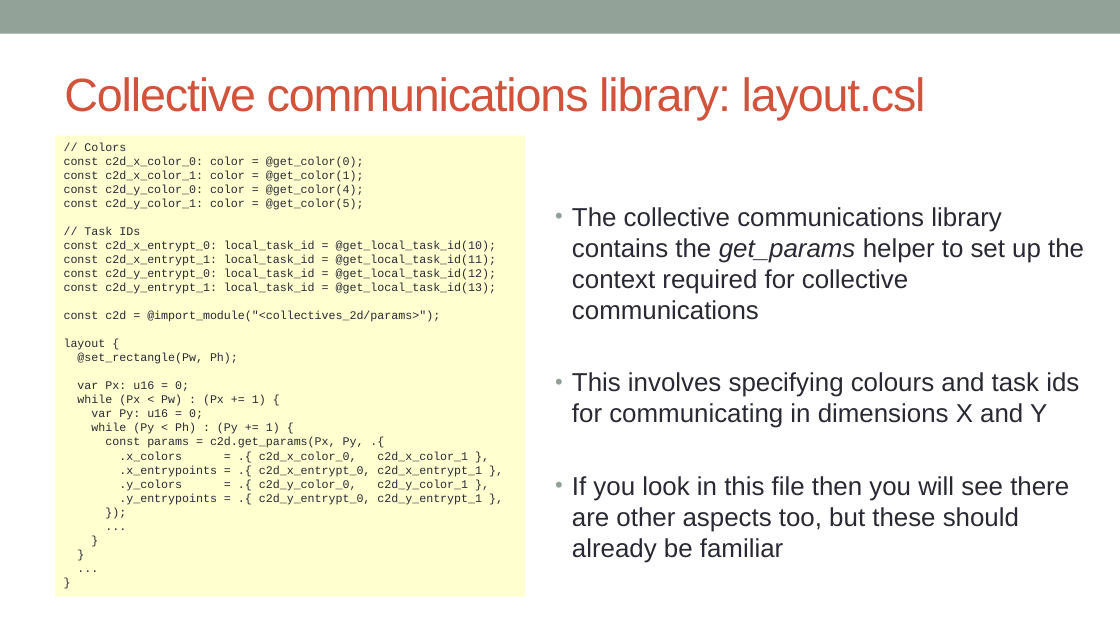
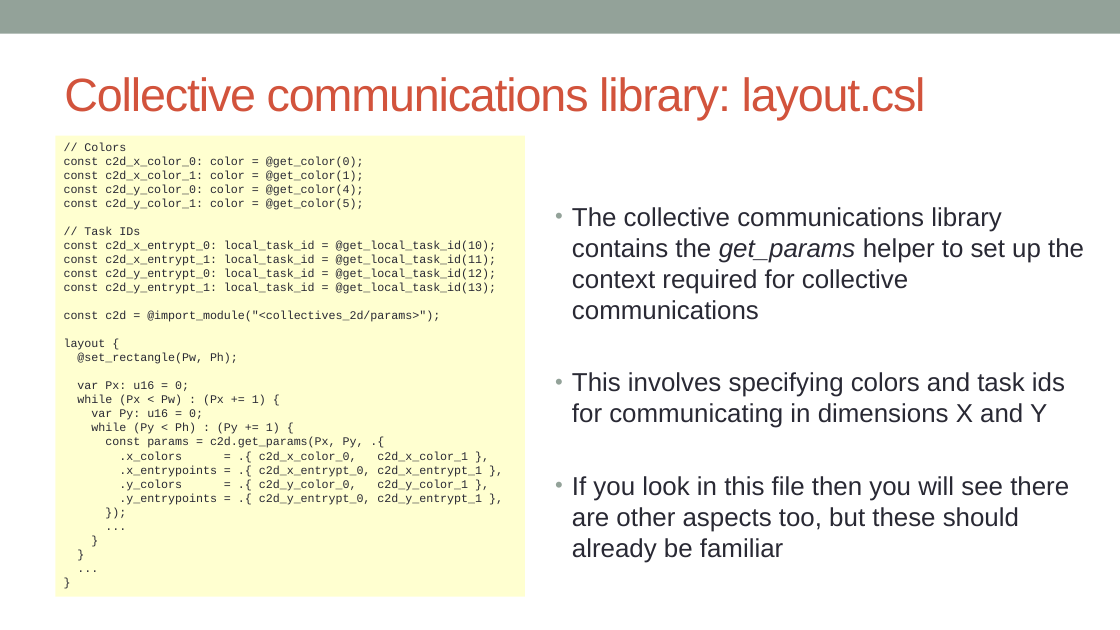
Before and after one commit to EPCCed/cs2-sdk-training, a slide deck: slide 15 of lectures/powerpoints/SDK-walkthrough-part-two.pptx. Drawn at 1120x630 pixels with LibreOffice and Linux fonts; fonts in the diff are those of the drawing. Boxes give left, top, right and bottom in pixels: in the first picture for what was removed or moved away, otherwise in the second. Text is boxed around its words. In the diff, an @@ line names an element or a change of style, - is before the commit and + after.

```diff
--- a/lectures/powerpoints/SDK-walkthrough-part-two.pptx
+++ b/lectures/powerpoints/SDK-walkthrough-part-two.pptx
@@ text at (572,372,1065,428): text changed @@
-• This involves specifying colours and task ids for communicating in dimensions X and Y
+• This involves specifying colors and task ids for communicating in dimensions X and Y
```
Also in this commit, not shown: 5 other slides changed, 2 other files.
